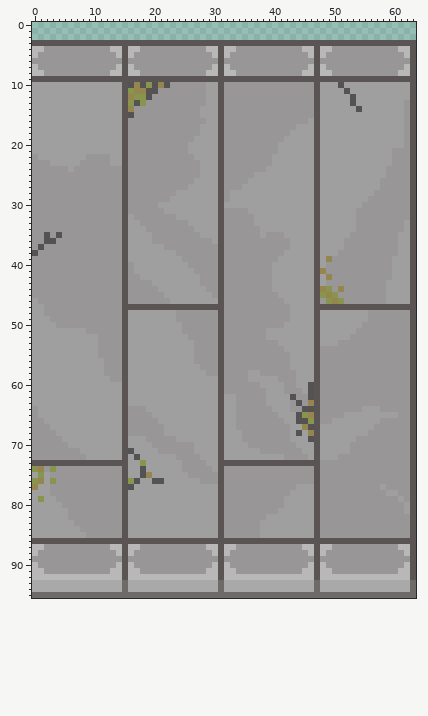
One commit to this sprite sheet: Assets/Environment_Sprites/BridgeStoneModularSide.png. Above, as it was before the edit.
The file is 64x96 pixels. Colours within 5 levels of each other are drawn and written as one.
Once edited:
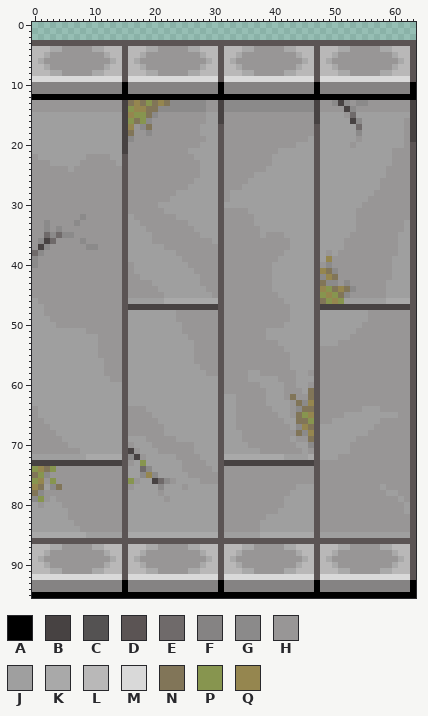
Palette (. is transparent): A #000000  B #474242  C #545252  D #5b5454  E #6f6a6a  F #858383  G #8b8a8a  H #989696  J #9f9f9f  K #a9a9a9  L #b9b8b8  M #d9d9d9  N #817558  P #87954f  Q #95864f
Diff:
Changed rows in their new state; - is an unchanged pixel.
first column x 0:
 4 --LKK-----KKL-----LKK-----KKL-----LKK-----KKL-----LKK-----KKL---
 5 -LK---------KL---LK---------KL---LK---------KL---LK---------KL--
 6 LK-----------KL-LK-----------KL-LK-----------KL-LK-----------KL-
 7 -LK---------KL---LK---------KL---LK---------KL---LK---------KL--
 8 --LKK-----KKL-----LKK-----KKL-----LKK-----KKL-----LKK-----KKL---
 9 MMMMMMMMMMMMMMM-MMMMMMMMMMMMMMM-MMMMMMMMMMMMMMM-MMMMMMMMMMMMMMM-
10 FFFFFFFFFFFFFFFAFFFFFFFFFFFFFFFAFFFFFFFFFFFFFFFAFFFFFFFFFFFFFFFA
11 FFFFFFFFFFFFFFFAFFFFFFFFFFFFFFFAFFFFFFFFFFFFFFFAFFFFFFFFFFFFFFFA
12 AAAAAAAAAAAAAAAAAAAAAAAAAAAAAAAAAAAAAAAAAAAAAAAAAAAAAAAAAAAAAAAA
13 HHHHHHHHHHHHHHHBNQNPNQNGGGGGGHHBGGGGGGGGGGGGGGGBHHGBGHGGHHHHHH-B
14 HHHHHHHHHHHHHHHBPQQNNGGGGGGGGHHBGGGGGGGGGGGGGGGBHHHHBGHHHHHHHH-B
15 ---------------BQPPNG-------H--B---------------B----HE--------JB
16 ---------------BPNPG-----------B--------------HB-----BG--------B
17 ---------------BQ-GN------------------------HHH-------E--------B
18 ---------------BN--G-----------------------HHHH-------G--------B
19 ---------------BG----------HH-------------HHHH--------H--------B
20 ---------------B----------HH-------------HHH---------H----------
21 ---------------B------------------------------------------------
23 -------------H--------------------------------------------------
first column x 0:
32 --------G------------------------------------------------------
33 --G----G-------------------------------------------------------
34 --G-G----------------------------------------------------------
35 --EGEGG--------------------------------------------------------
36 -GBE----G------------------------------------------------------
37 -BG------GG----------------------------------------------------
38 EG-----------------------------------------------H-------------
39 G--------------------------------------------------------------
40 G-----------------------------------------------HG-------------
41 -------------------------------------------------NG------------
42 ------------------------------------------------G-N------------
43 ------------------------------------------------NGG-G----------
44 --------------------------------------------------N-NG---------
45 ---------------------------------------------------NG----------
46 ----------------JJJJJJKKKKKKKKK-----------------N---JJJJJJJKKKK
47 ----------------BBBBBBBBBBBBBBB-----------------BBBBBBBBBBBBBBB
first column x 0:
58 ----------------------------------------------H
60 ----------------------------------------------H
61 ----------------------------------------------N
62 ------------------------------------------HN--N
63 --------------------------------------------NG-
64 --------------------------------------------GNN
65 -------------------------------------------HN--
66 --------------------------------------------NN-
67 --------------------------------------------G-N
68 -------------------------------------------HNG-
69 --------------------------------------------HHN
70 ----------------H-----------------------------G
71 ----------------BH----------------------------H
72 JJJJJJJJJKKKKKK-GBH-------------KKKKKKKKKKJJJJK
73 BBBBBBBBBBBBBBB-H---------------BBBBBBBBBBBBBBB
74 --N---------------EG---------------------------
75 N-G---------------G-G--------------------------
76 --H--------------H--BEGH-----------------------
77 -N-GN-----------H----G---H---------------------
78 NGH------------------H-------------------------
79 G-H-------------------H------------------------
80 -H---------------------------------------------
first column x 0:
85 KKKKKKKKKJJJJJJ-KKKKKKKKKKKKKKK-JJJJJJKKKKKKKKK-JJJJJJJJJJJJJJJ-
87 --LKK-----KKL-----LKK-----KKL-----LKK-----KKL-----LKK-----KKL---
88 -LK---------KL---LK---------KL---LK---------KL---LK---------KL--
89 LK-----------KL-LK-----------KL-LK-----------KL-LK-----------KL-
90 -LK---------KL---LK---------KL---LK---------KL---LK---------KL--
91 --LKK-----KKL-----LKK-----KKL-----LKK-----KKL-----LKK-----KKL---
92 MMMMMMMMMMMMMMM-MMMMMMMMMMMMMMM-MMMMMMMMMMMMMMM-MMMMMMMMMMMMMMM-
93 FFFFFFFFFFFFFFFAFFFFFFFFFFFFFFFAFFFFFFFFFFFFFFFAFFFFFFFFFFFFFFFA
94 FFFFFFFFFFFFFFFAFFFFFFFFFFFFFFFAFFFFFFFFFFFFFFFAFFFFFFFFFFFFFFFA
95 AAAAAAAAAAAAAAAAAAAAAAAAAAAAAAAAAAAAAAAAAAAAAAAAAAAAAAAAAAAAAAAA
